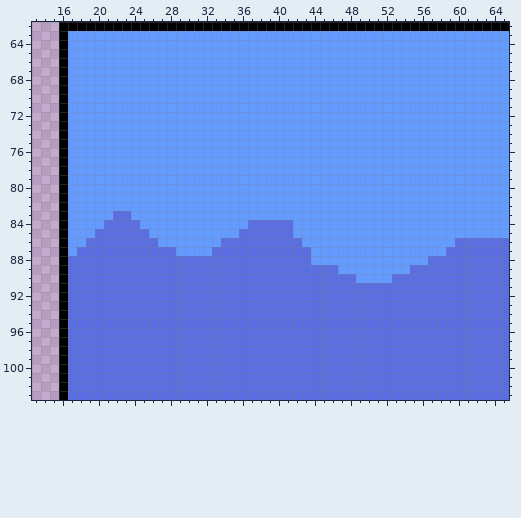
Two versions of one pixel-art file, art/art project files/beach_world_icon.ase. The first picture shows the starting point.
200x196 pixels, 1 frame. Colours within 5 levels of each other are drawn and written as one. Shown: x 13..65, y 62..103. The commit also changed other parts of the picture, which this record leaves out.
The result:
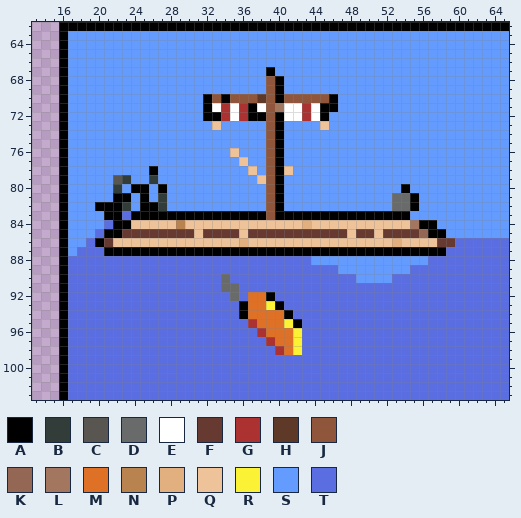
Palette (. is transparent): A #000000  B #323c39  C #595652  D #696a6a  E #ffffff  F #663931  G #ac3232  H #5f3927  J #8f563b  K #936754  L #a37660  M #df7126  N #b9834f  P #e2af7e  Q #eec39a  R #fbf236  S #639bff  T #5b6ee1
Edits made:
layer "Layer 3" added
Changed rows in their new state; - is an unchanged pixel.
Layer "Layer 3":
first column x 20:
 67 -------------------A--------------------
 68 -------------------JA-------------------
 69 -------------------JA-------------------
 70 ------------AJAJJJHJAJJJJJA-------------
 71 ------------AEGEGAEJLEEGEAA-------------
 72 ------------AAGEGAAJAEEGEA--------------
 73 -------------Q-----JA----Q--------------
 74 -------------------JA-------------------
 75 -------------------JA-------------------
 76 ---------------Q---JA-------------------
 77 ----------------Q--JA-------------------
 78 ------A----------Q-JAQ------------------
 79 --CB--B-----------QJA-------------------
 80 --B-AA-A-----------JA-------------A-----
 81 --AA-A-B-----------JA------------DDA----
 82 AAAB-AAB-----------JA------------DDA----
 83 -AA-AAAAAAAAAAAAAAAJAAAAAAAAAAAAAAA-----
 84 --AAQQQQQNQQQQQQQQQQQQQPQQQQQQQQQQQLAA--
 85 -AAFFFFFFFFQFFFFQFFFFFFFFFFFQFFQFFFFKAA-
 86 AFQQQQQQQQQQQQQQPQQQQQQQQQQQQQQQQPQQQQFF
 87 -AAAAAAAAAAAAAAAAAAAAAAAAAAAAAAAAAAAAAA-
 90 --------------D-------------------------
 91 --------------DD------------------------
 92 ---------------D-MMA--------------------
 93 ----------------AMMRA-------------------
 94 ----------------AMMMMA------------------
 95 -----------------GMMMRA-----------------
 96 ------------------GMMMR-----------------
 97 -------------------GMMR-----------------
 98 --------------------GMR-----------------
Boxes around the changes in both pictures, in picture pixels (x1, y1, x2, y2):
changed: (95, 67, 455, 355)
